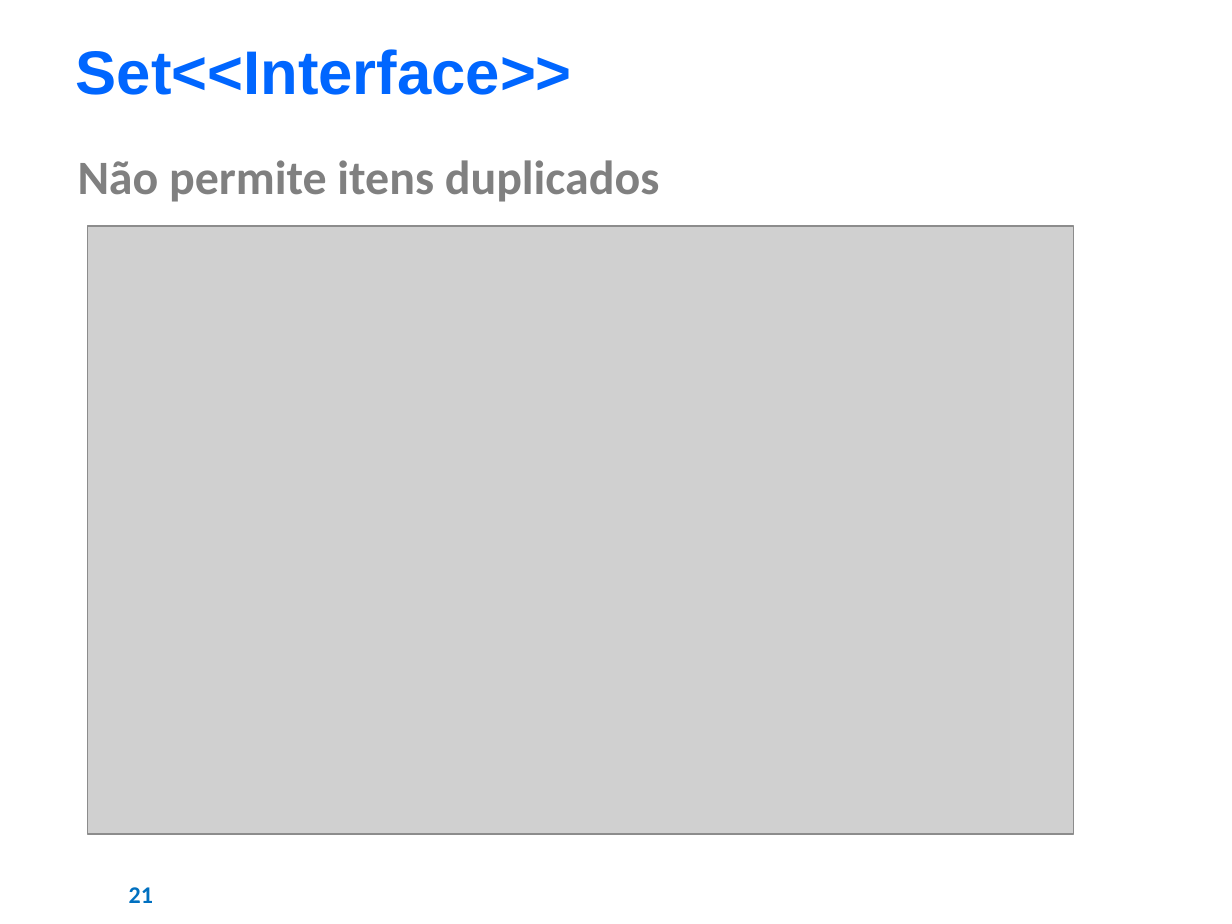
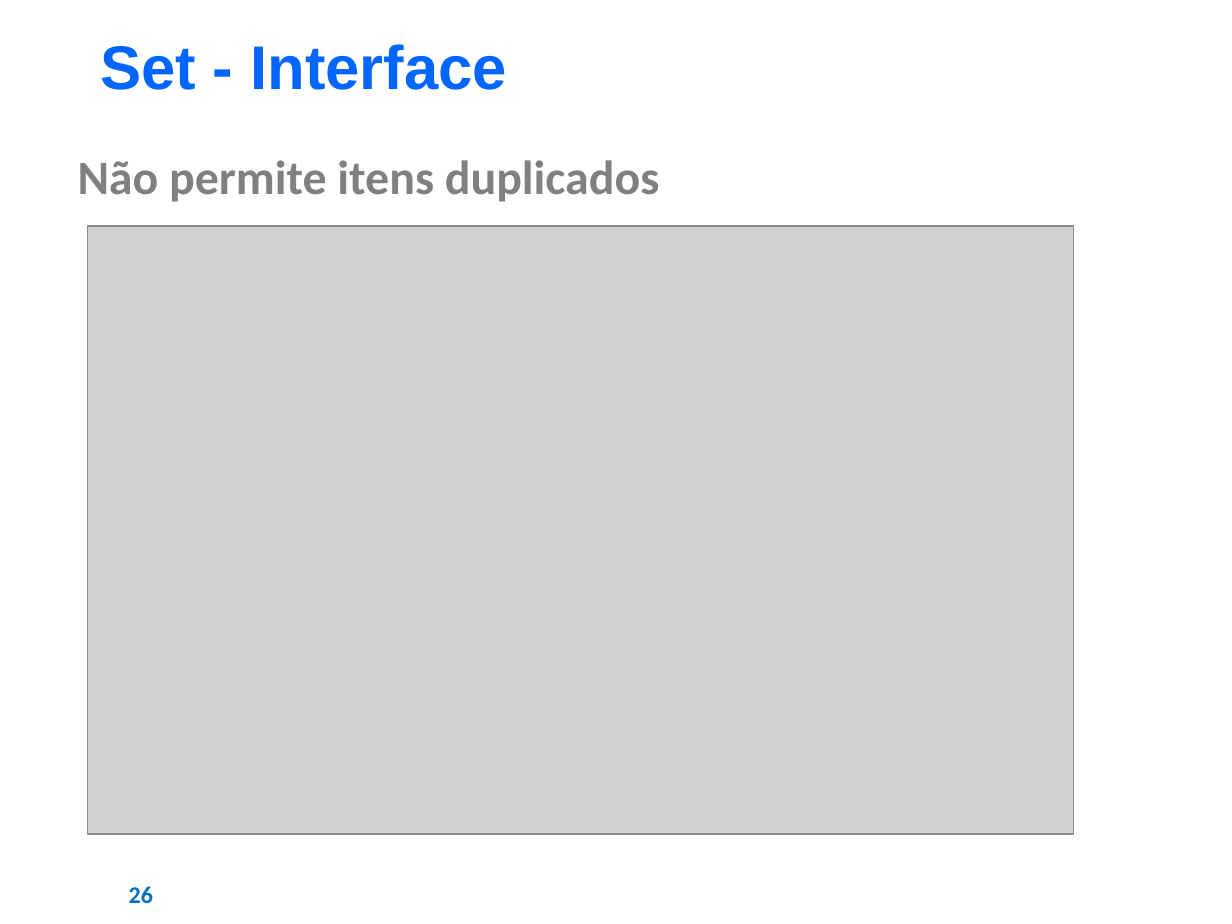
Before and after one commit to AJKFreitas/collections-learning, a slide deck: slide 26 of Estudos - Collections Framework.pptx (slide 21 before the commit). Drawn at 1232x924 pixels with LibreOffice and Linux fonts; fonts in the diff are those of the drawing; grey boxes stand for pictures; background and template pictures are left out. Boxes give left, top, right and bottom in pixels: in the first picture for what was removed or moved away, otherwise in the second. Text is boxed around its words. In the diff, an @@ line names an element or a change of style, - is before the commit and + after.

```diff
--- a/Estudos - Collections Framework.pptx
+++ b/Estudos - Collections Framework.pptx
@@ text at [100,44,507,90]: text changed @@
-Set<<Interface>>
+Set - Interface
@@ page number at [129,886,153,903]: text changed @@
-21
+26
```
Also in this commit, not shown: 37 other slides changed, 8 slides added, 3 slides removed, 52 other files.
